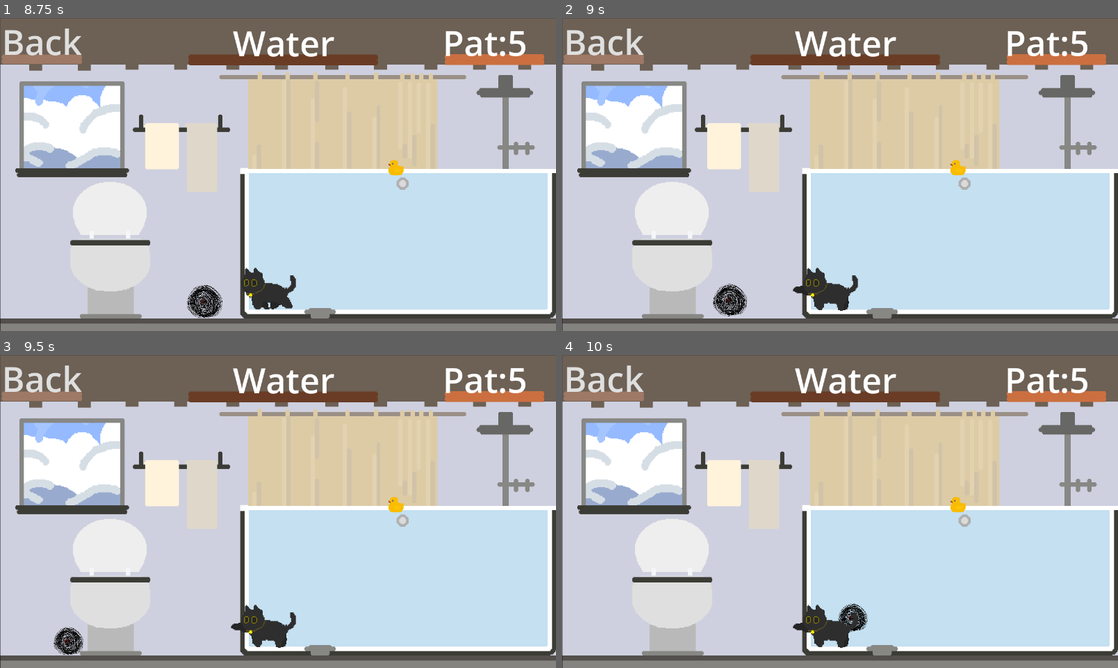
Above: before the commit, frames 1-4 (two rows, left to right).
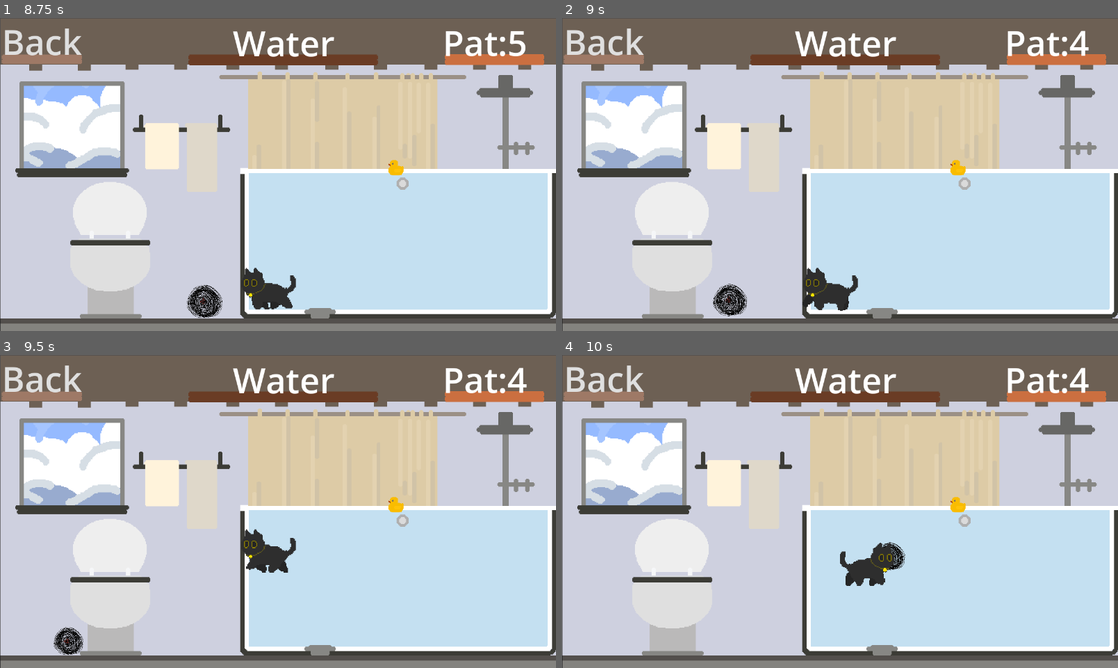
Above: after the commit, the same moments.

Repository: lzcm729/cat-and-string-ball
Game: Godot game, scene res://Levels/Level_4/level_4.tscn
Same seed, same stepped clock (60 frames per second), same inputs: the game is played once before the commit and once after it. This scene is started directly instead of the project's main scene.
Inputs (mouse positions are in pixels of both pictures, inside the frame that each line leads up to):
- Up to frame 1 (8.75 s): tap Enter (ui_accept) at 0.5 s; move the mouse to (250, 237) at 0.52 s; hold Right (move_right) 0.53-2.03 s; tap F (hit) at 0.6, 1.35, 2.3, 3.05, 3.8, 4.35, 5.1, 6.05, 6.8, 7.55, 8.1 s; click (250, 237) at 0.67 s; tap Space (jump) at 0.77, 1.52, 3.02, 3.77, 4.52, 6.02, 6.77, 7.52 s; move the mouse to (444, 221) at 1.27 s; move the mouse to (111, 127) at 2.02 s; hold Left (move_left) 2.03-4.28 s; tap T at 2.1, 5.85 s; move the mouse to (305, 174) at 2.77 s; tap G at 2.85, 6.6 s; click (305, 174) at 2.92 s; move the mouse to (194, 96) at 3.52 s; tap Q at 3.6, 7.35 s; move the mouse to (400, 158) at 4.27 s; hold Right (move_right) 4.28-8.03 s; move the mouse to (166, 190) at 5.02 s; click (166, 190) at 5.17 s; move the mouse to (333, 105) at 5.77 s; move the mouse to (250, 237) at 6.52 s; move the mouse to (444, 221) at 7.27 s; click (444, 221) at 7.42 s; move the mouse to (111, 127) at 8.02 s; hold Left (move_left) from 8.03 s (still down)
- Up to frame 2 (9 s): keep holding Left (move_left); move the mouse to (867, 174) at 8.77 s; tap F (hit) at 8.85 s
- Up to frame 3 (9.5 s): keep holding Left (move_left); tap Space (jump) at 9.02 s
- Up to frame 4 (10 s): move the mouse to (756, 433) at 9.52 s; release Left (move_left) at 9.53 s; hold Right (move_right) from 9.53 s (still down); tap T at 9.6 s; click (756, 433) at 9.67 s; tap Space (jump) at 9.77 s; tap F (hit) at 9.8 s

Frame 1 is identical in both runs. In frame 2, 0.2% of the frame differs, in the area x 41-95%, y 4-93%; in frame 3, 1.7%; in frame 4, 2.1%, in the area x 41-95%, y 4-94%.

Commit message:
lv4 + 游泳猫bug

Diff:
--- a/Levels/Level_4/level_4.tscn
+++ b/Levels/Level_4/level_4.tscn
@@ -117,10 +117,6 @@
 lock_rotation = true
 initial_hp = 50.0
 
-[node name="main_control" parent="." instance=ExtResource("9_40xqr")]
-level_name = "Water"
-back_type = 2
-
 [node name="ChaosCore" parent="." instance=ExtResource("10_axgbo")]
 visible = false
 position = Vector2(-8, -327)
@@ -137,9 +133,15 @@
 [node name="ActionComponent" parent="CatNew" index="6"]
 hit_force = Vector2(50000, 0)
 
+[node name="main_control" parent="." instance=ExtResource("9_40xqr")]
+level_name = "Water"
+back_type = 2
+
 [connection signal="body_entered" from="Bathbub/WaterBody" to="Bathbub/WaterBody" method="_on_body_entered"]
 [connection signal="body_exited" from="Bathbub/WaterBody" to="Bathbub/WaterBody" method="_on_body_exited"]
 [connection signal="body_shape_entered" from="Bathbub/WaterBody" to="Bathbub/WaterBody" method="_on_body_shape_entered"]
 [connection signal="show_chaos_core" from="StringBall" to="ChaosCore" method="_on_string_ball_show_chaos_core"]
+[connection signal="cat_pat_ball" from="CatNew" to="main_control" method="_on_cat_cat_pat_ball"]
+[connection signal="eat_core" from="CatNew" to="main_control" method="_on_cat_eat_core"]
 
 [editable path="CatNew"]
--- a/cat/component/action_component.gd
+++ b/cat/component/action_component.gd
@@ -19,7 +19,7 @@
 	for result in results:
 		if result.collider.name == "StringBall":
 			result.collider.BeHit(Vector2(orientation*hit_force.x, hit_force.y))
-			body.emit_signal("cat_pat_ball")
+			body.cat_pat_ball.emit()
 		if result.collider.name == 'ChaosCore':
 			result.collider.BeEaten()
 			body.eat_core.emit()
--- a/cat/component/animation_component.gd
+++ b/cat/component/animation_component.gd
@@ -25,7 +25,8 @@
 
 func handle_swim_animation(body, move_direction:float) -> void:
 	if body.is_in_water:
-		sprite.play("swim")
+		if not body.is_hitting:
+			sprite.play("swim")
 
 
 func handle_jump_animation(body, is_jumping:bool, is_falling:bool) -> void:
